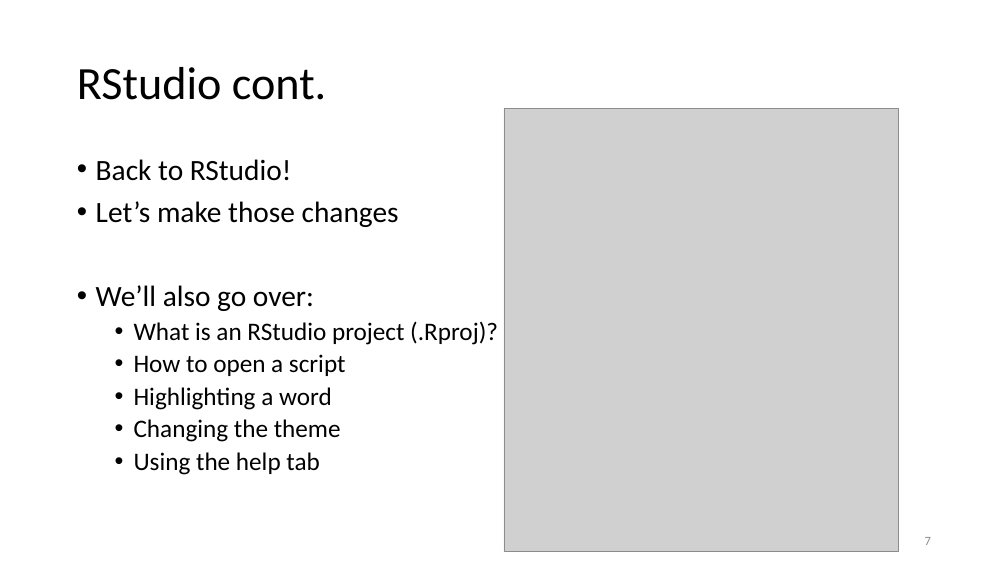
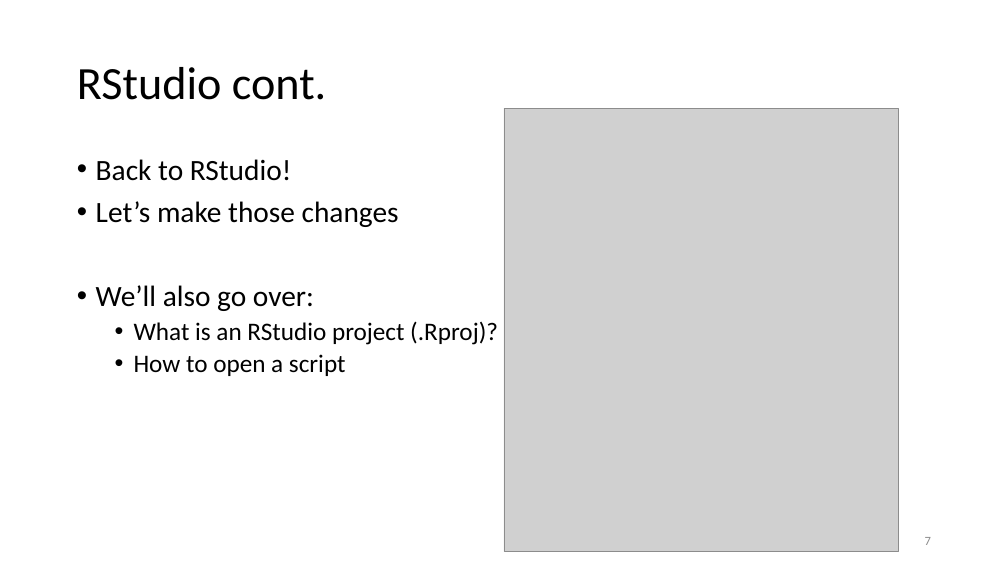
Before and after one commit to justinpriest/ADFG_R_Intro_Workshop, a slide deck: slide 7 of presentations/2 - About R and RStudio.pptx. Drawn at 1008x567 pixels with LibreOffice and Linux fonts; fonts in the diff are those of the drawing; grey boxes stand for pictures. Boxes give left, top, right and bottom in pixels: in the first picture for what was removed or moved away, otherwise in the second. Text is boxed around its words. In the diff, an @@ line names an element or a change of style, - is before the commit and + after.

```diff
--- a/presentations/2 - About R and RStudio.pptx
+++ b/presentations/2 - About R and RStudio.pptx
@@ text at box(134, 387, 341, 475): paragraphs removed @@
-  • Highlighting a word
-  • Changing the theme
-  • Using the help tab
```
Also in this commit, not shown: 1 other file.
